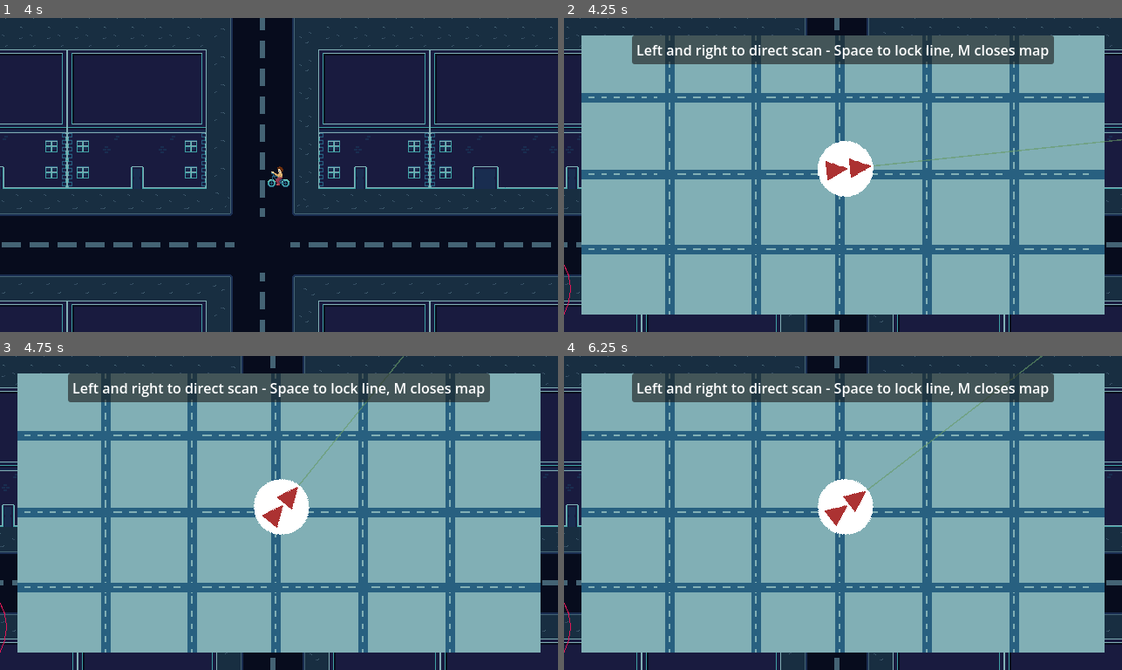
Above: before the commit, frames 1-4 (two rows, left to right).
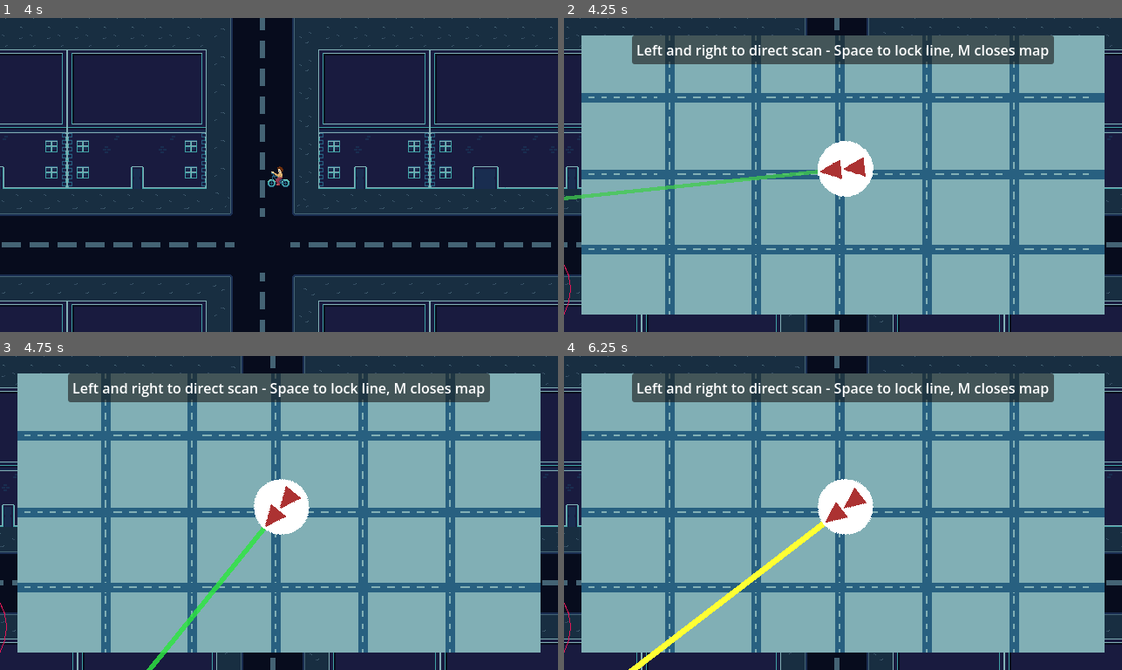
Above: after the commit, the same moments.

Repository: hawkstein/ludum-dare-59-signal
Game: Godot game, scene res://main.tscn
Same seed, same stepped clock (60 frames per second), same inputs: the game is played once before the commit and once after it.
Inputs:
- Up to frame 1 (4 s): tap Enter (ui_accept) at 0.5, 0.77, 1.52, 3.02, 3.77 s; hold Right (right) 0.53-1.28 s; tap Space (lock_line) every 0.75 s from 0.6 to 3.6 s; hold Down (down) 1.28-2.03 s; hold Right (right) 2.03-2.78 s; hold Up (up) 2.78-3.53 s; hold Left (left) from 3.53 s (still down)
- Up to frame 2 (4.25 s): keep holding Left (left); tap Q (map) at 4.15 s
- Up to frame 3 (4.75 s): keep holding Left (left); tap Space (lock_line) at 4.35 s; tap Enter (ui_accept) at 4.52 s
- Up to frame 4 (6.25 s): release Left (left) at 5.03 s; hold Down (down) 5.03-5.78 s; tap Space (lock_line) at 5.1, 5.85 s; tap Enter (ui_accept) at 5.75, 6.02 s; hold Right (right) from 5.78 s (still down)

Frame 1 is identical in both runs. In frame 2, 0.9% of the frame differs, in the area x 0-100%, y 38-59%; in frame 3, 0.8%; in frame 4, 1.1%, in the area x 11-86%, y 0-100%.

Commit message:
receiver starts in direction player is facing

Diff:
--- a/main.gd
+++ b/main.gd
@@ -44,8 +44,8 @@
 	if Input.is_action_just_pressed("map"):
 		if not map_layer.visible:
 			map_layer.visible = true
+			triangulation_map.show_map(_remap_position(_transmitter_location, world_rect, mini_rect), _remap_position(player.position, world_rect, mini_rect), player.current_direction)
 			player.stop_moving()
-			triangulation_map.show_map(_remap_position(_transmitter_location, world_rect, mini_rect), _remap_position(player.position, world_rect, mini_rect))
 		else:
 			map_layer.visible = false
 			player.start_moving()
@@ -95,7 +95,7 @@
 ) -> Vector2:
 	var viewport_rect := get_viewport().get_visible_rect()
 	var canvas_transform := get_canvas_transform()
-	var world_rect := Rect2(
+	var other_world_rect := Rect2(
 		-canvas_transform.origin / canvas_transform.get_scale(),
 		viewport_rect.size / canvas_transform.get_scale()
 	)
@@ -103,7 +103,7 @@
 	var margin: float = 64.0
 	var max_attempts := 5
 	for _i in max_attempts:
-		var point := _point_in_front_of_player(world_rect, player.current_direction, margin)
+		var point := _point_in_front_of_player(other_world_rect, player.current_direction, margin)
 		var tile_coords := tile_map_layer.local_to_map(tile_map_layer.to_local(point))
 
 		if _tile_without_collision(tile_coords) and _away_from_transmitter(point):
--- a/map/triangulation_map.gd
+++ b/map/triangulation_map.gd
@@ -30,12 +30,13 @@
 	_locked_lines.clear()
 	transmitter.visible = false
 
-func show_map(_target:Vector2, _player:Vector2) -> void:
+func show_map(_target:Vector2, _player:Vector2, direction:Vector2i) -> void:
 	receiver.position = _player
 	transmitter.position = _target
 	_target_map_position = _target
 	_receiver_map_position = _player
-	_current_angle = 0.0
+	_current_angle = Vector2(direction).angle()
+	receiver.rotation = _current_angle
 	_active = true
 	set_process(true)
 	canvas.queue_redraw()
